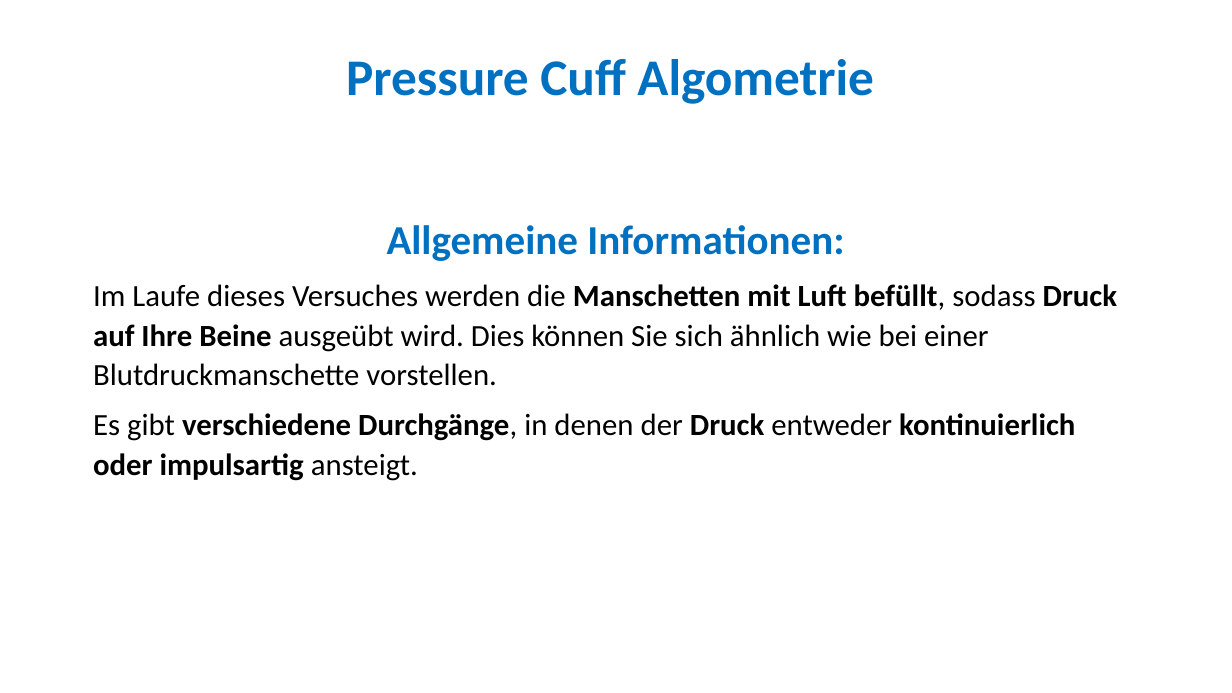
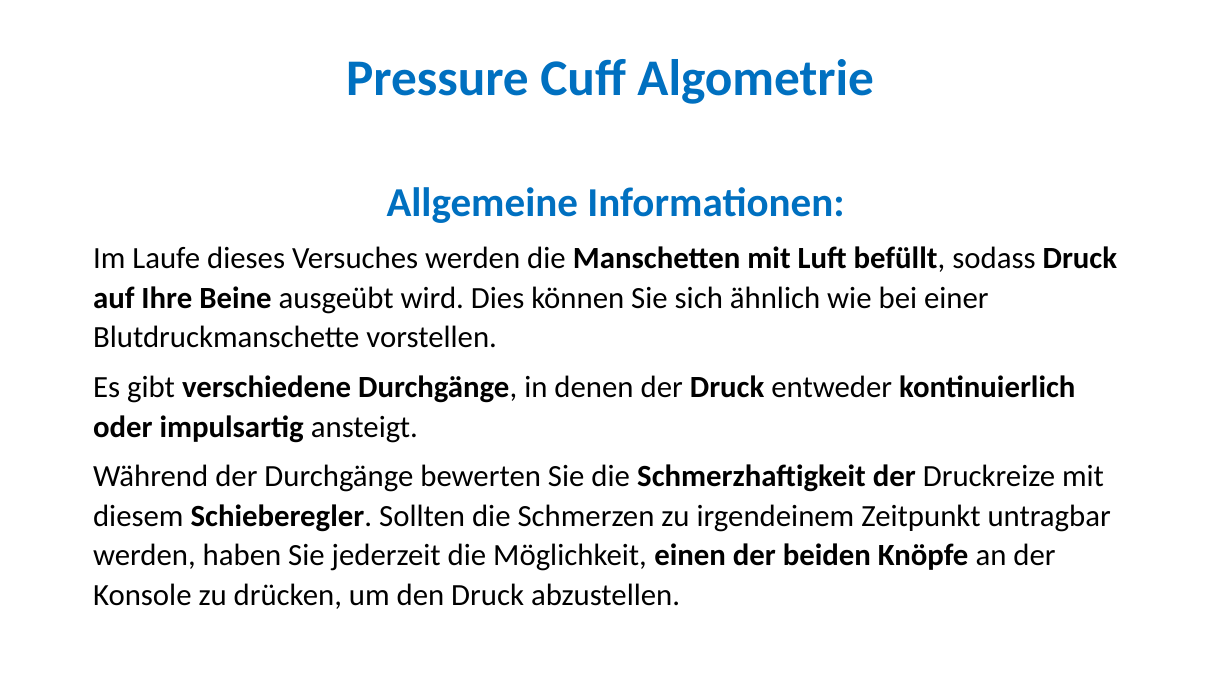
Before and after one commit to LabBench-Society/Protocols.Beta, a slide deck: slide 1 of docs/heidelberg.schmerz.superNova.v2/CPAInstructions.pptx. Drawn at 1232x693 pixels with LibreOffice and Linux fonts; fonts in the diff are those of the drawing. Boxes give left, top, right and bottom in pixels: in the first picture for what was removed or moved away, otherwise in the second. Text is boxed around its words. In the diff, an @@ line names an element or a change of style, - is before the commit and + after.

```diff
--- a/docs/heidelberg.schmerz.superNova.v2/CPAInstructions.pptx
+++ b/docs/heidelberg.schmerz.superNova.v2/CPAInstructions.pptx
@@ text "Allgemeine Informationen:": place and size @@
-text "Allgemeine Informationen:" at <box>93,225,1118,481</box>
+text "Allgemeine Informationen:" at <box>93,187,1118,609</box>
@@ text at <box>93,464,1111,609</box>: paragraph added @@
+Während der Durchgänge bewerten Sie die Schmerzhaftigkeit der Druckreize mit diesem Schieberegler. Sollten die Schmerzen zu irgendeinem Zeitpunkt untragbar werden, haben Sie jederzeit die Möglichkeit, einen der beiden Knöpfe an der Konsole zu drücken, um den Druck abzustellen.
```
Also in this commit, not shown: 1 other slide changed, 3 other files.
